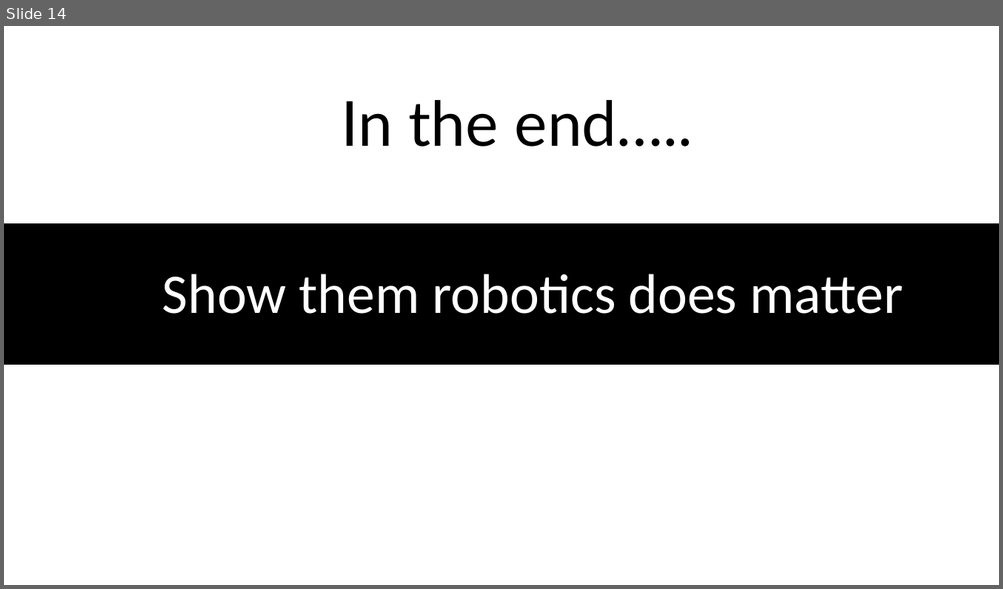
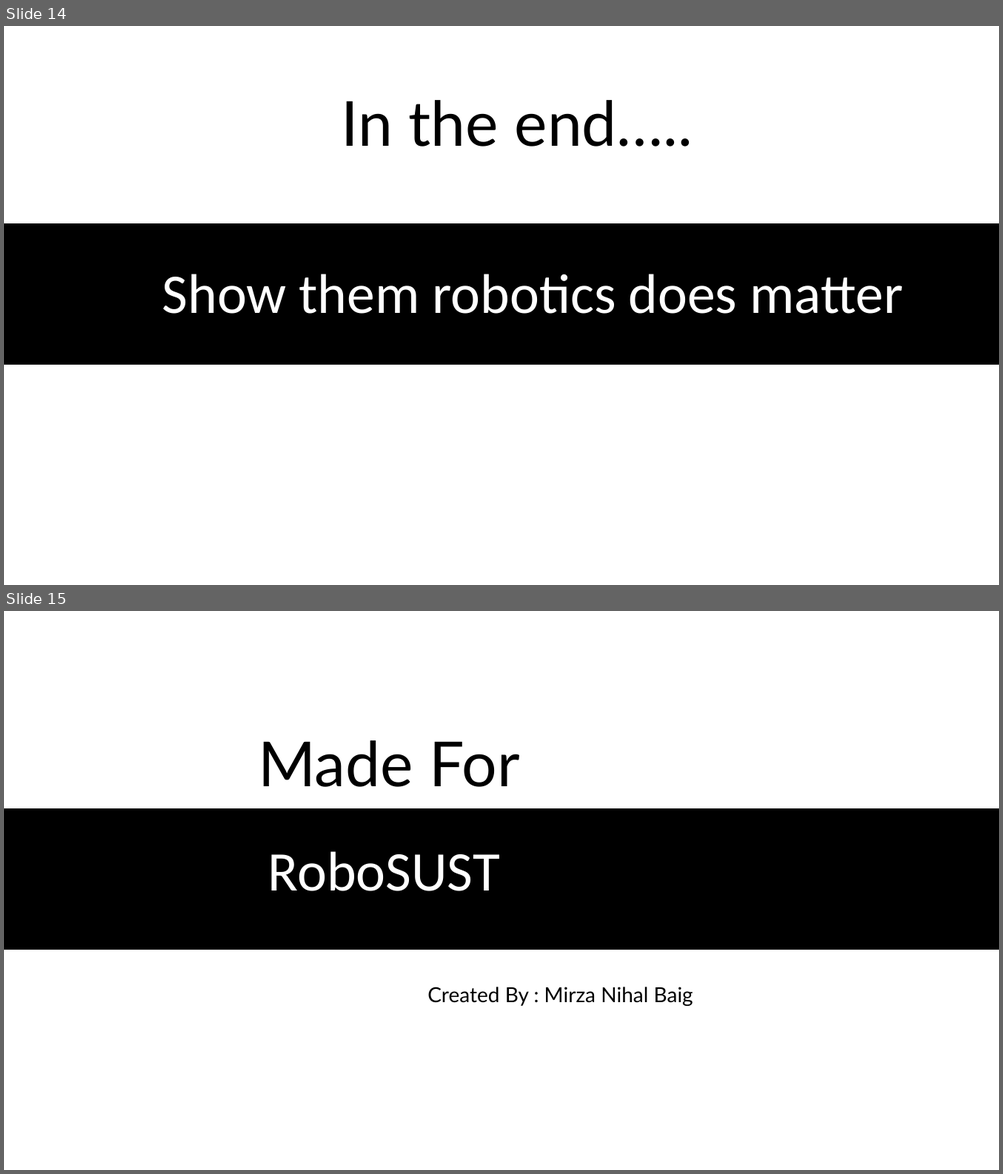
Before and after one commit to nihalbaig0/RoboSUST-Mentor-Workshop-2020-, a slide deck: Motor driver.pptx. Shown one above the other, each under a label of ours: slide 14 before the commit, slides 14 and 15 after it. The pictures are 1003x589 and 1003x1174 pixels, drawn with LibreOffice and Linux fonts; fonts in the diff are those of the drawing. Boxes give left, top, right and bottom in pixels: in the first picture for what was removed or moved away, otherwise in the second. Text is boxed around its words. In the diff, an @@ line names an element or a change of style, - is before the commit and + after.

Commit message:
updating motor driver file

```diff
--- a/Motor driver.pptx
+++ b/Motor driver.pptx
@@ slide 15 added at (4,611,999,1170), background #FFFFFF @@
@@ text added at (258,741,520,787), 60 pt, text #000000 @@
+Made For
@@ rectangle added at (4,809,999,950), fill #000000, outline #000000 1 pt @@
@@ text added at (268,851,500,891), 54 pt, text #FFFFFF @@
+RoboSUST
@@ text added at (427,987,693,1006), 20 pt, text #000000 @@
+Created By : Mirza Nihal Baig
```
